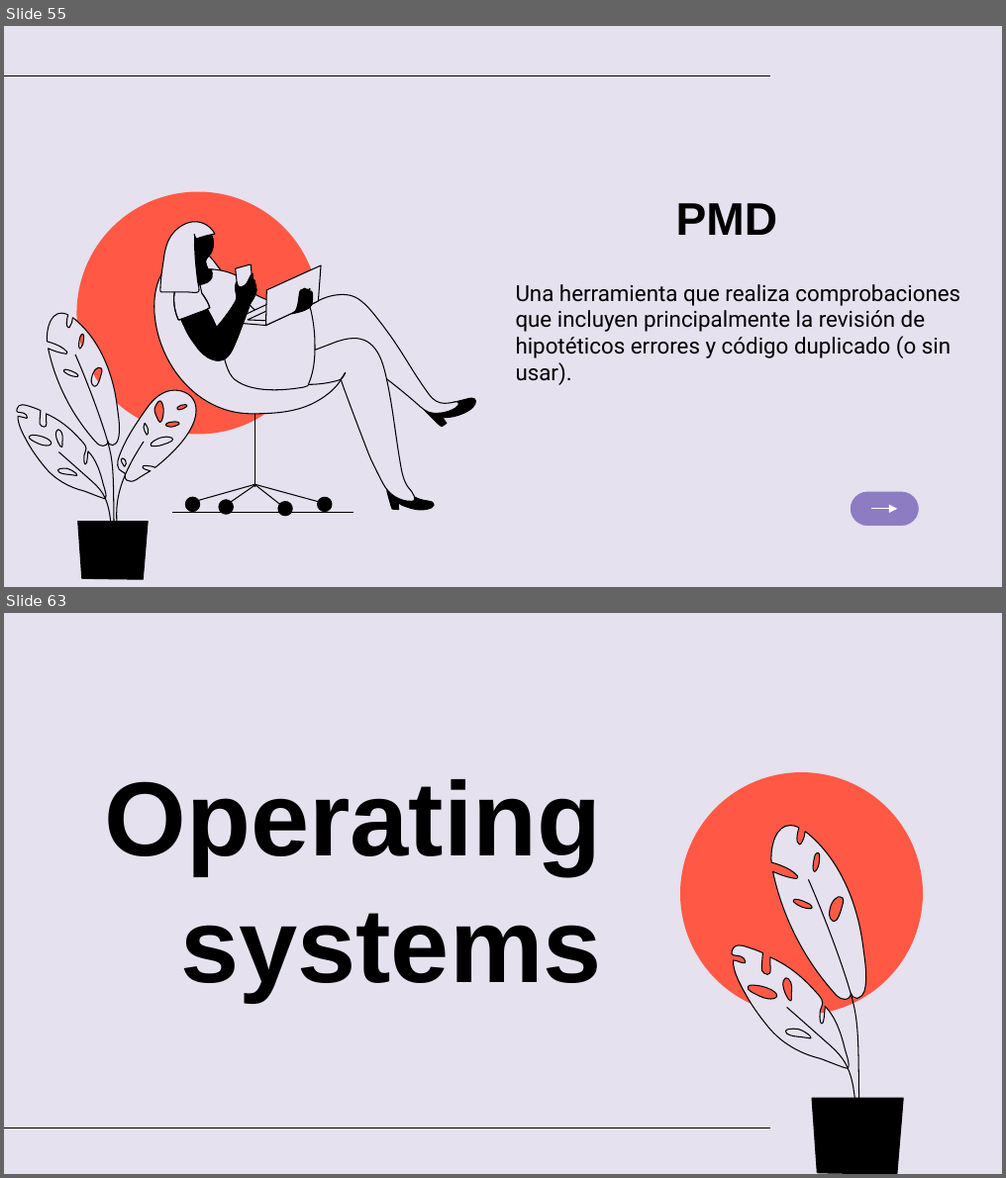
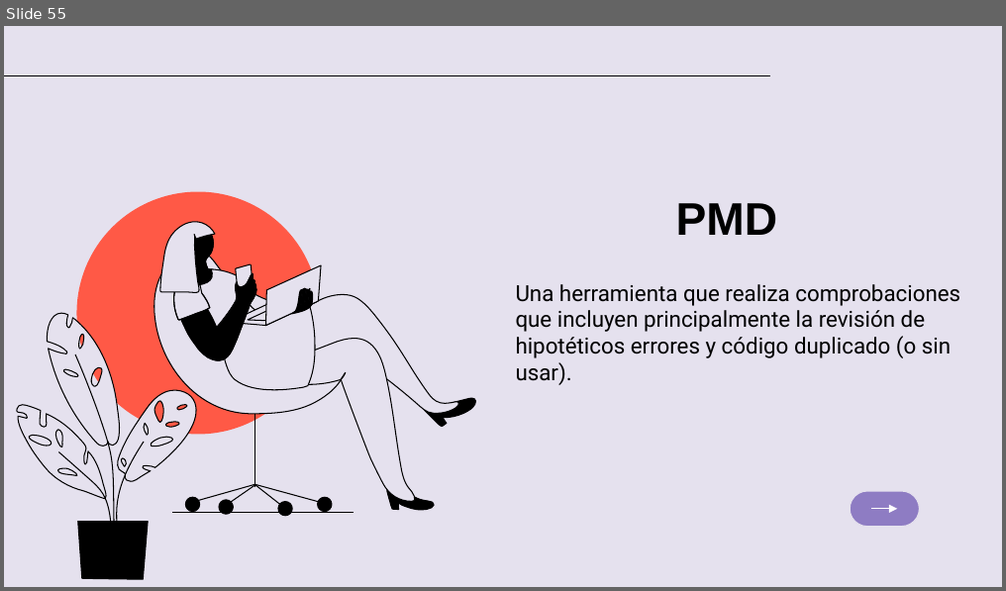
Before and after one commit to Equipo-2/Sprint3Grupo2DAW_JAVA, a slide deck: STORY1 - SPRINT 4 PARTE 3 - PRESENTACIÓN REFACTORIZACION.pptx. Shown one above the other, each under a label of ours: slides 55 and 63 before the commit, slide 55 after it; the slides between them are not shown. The pictures are 1006x1178 and 1006x591 pixels, drawn with LibreOffice and Linux fonts; fonts in the diff are those of the drawing. Boxes give left, top, right and bottom in pixels: in the first picture for what was removed or moved away, otherwise in the second. Text is boxed around its words. In the diff, an @@ line names an element or a change of style, - is before the commit and + after.

```diff
--- a/STORY1 - SPRINT 4 PARTE 3 - PRESENTACIÓN REFACTORIZACION.pptx
+++ b/STORY1 - SPRINT 4 PARTE 3 - PRESENTACIÓN REFACTORIZACION.pptx
@@ slide 63 removed at (4,613,1002,1174), background #E5E1EE @@
@@ title removed at (105,779,602,1002) @@
-Operating systems
@@ ellipse removed at (680,772,923,1015) @@
@@ group removed at (731,826,903,1173): 5 freeform shapes @@
@@ line removed from (4, 1128) to (770, 1128) @@
```
Also in this commit, not shown: 28 other slides removed.
